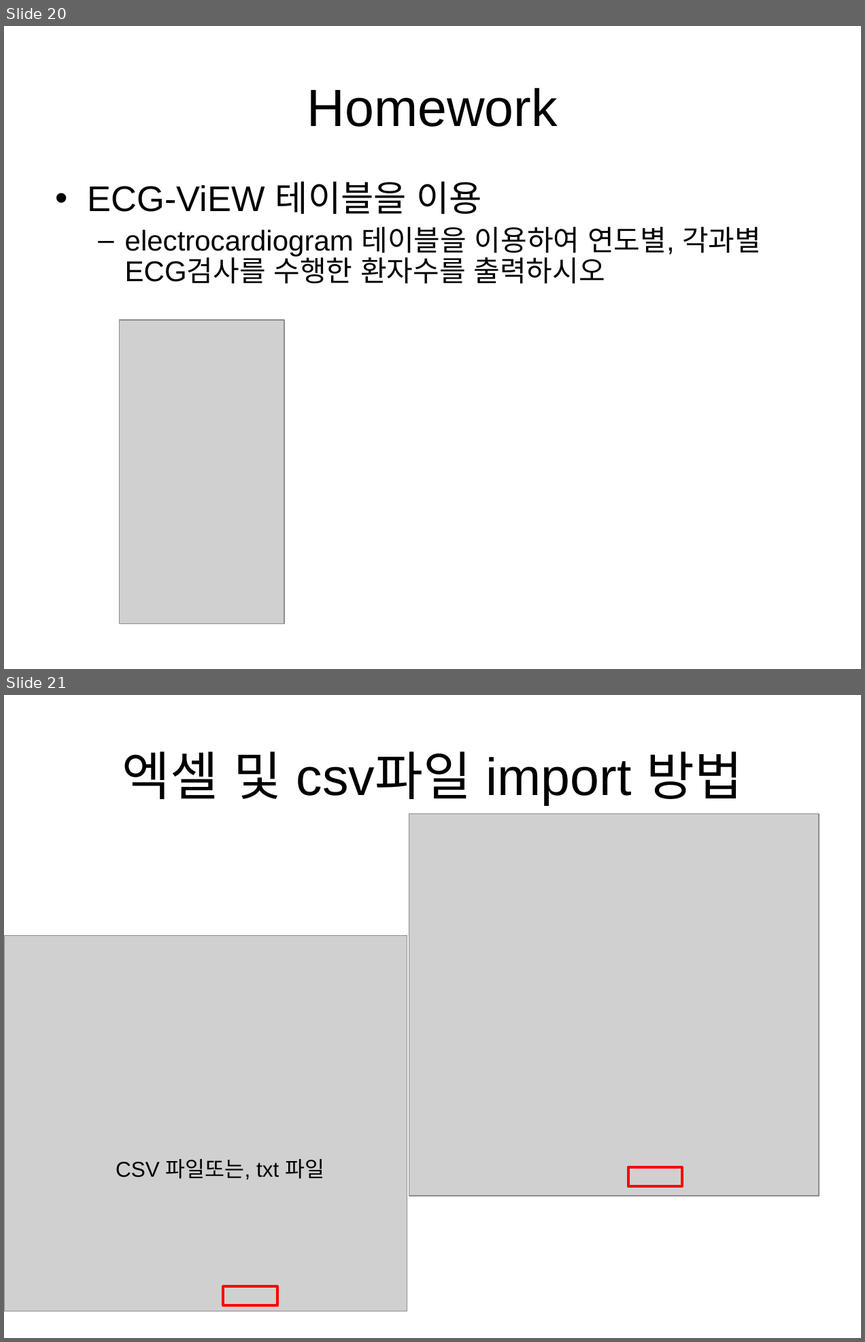
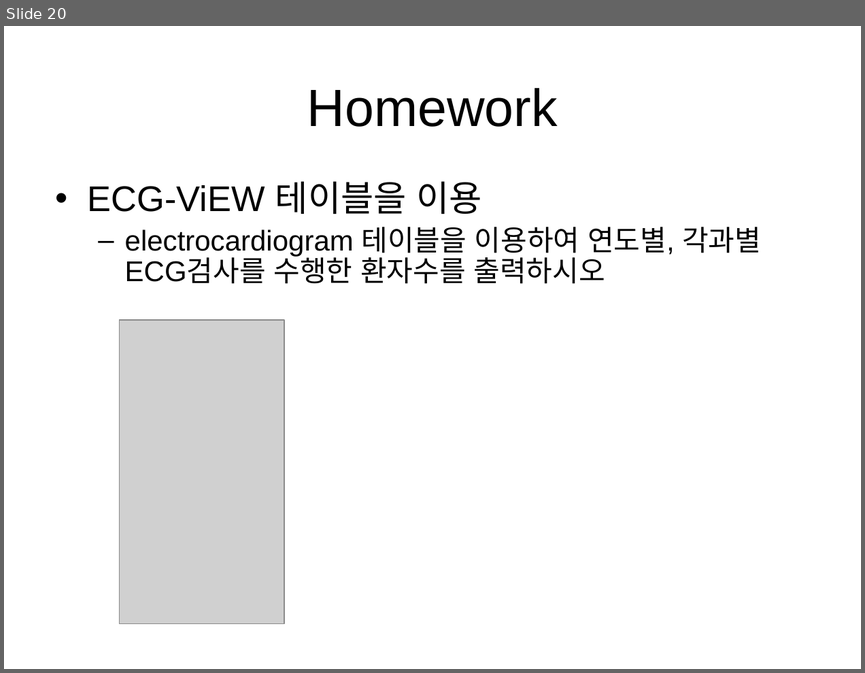
Before and after one commit to ManYoungPark/cpbmi2018, a slide deck: CPBMI_pmy_1st_create_insert_select.ppt. Shown one above the other, each under a label of ours: slides 20 and 21 before the commit, slide 20 after it. The pictures are 865x1342 and 865x673 pixels, drawn with LibreOffice and Linux fonts; fonts in the diff are those of the drawing; grey boxes stand for pictures; background and template pictures are left out. Boxes give left, top, right and bottom in pixels: in the first picture for what was removed or moved away, otherwise in the second. Text is boxed around its words. In the diff, an @@ line names an element or a change of style, - is before the commit and + after.

```diff
--- a/CPBMI_pmy_1st_create_insert_select.ppt
+++ b/CPBMI_pmy_1st_create_insert_select.ppt
@@ slide 21 removed at [4,695,861,1338], background picture (left out) @@
@@ title removed at [122,751,742,805] @@
-엑셀 및 csv파일 import 방법
@@ picture removed at [409,814,819,1196] @@
@@ picture removed at [4,936,407,1311] @@
@@ text removed at [116,1159,324,1179] @@
-CSV 파일또는, txt 파일
@@ rectangle removed at [628,1167,682,1186] @@
@@ rectangle removed at [224,1286,277,1305] @@
```
Also in this commit, not shown: 1 slide changed, 3 other slides removed.
